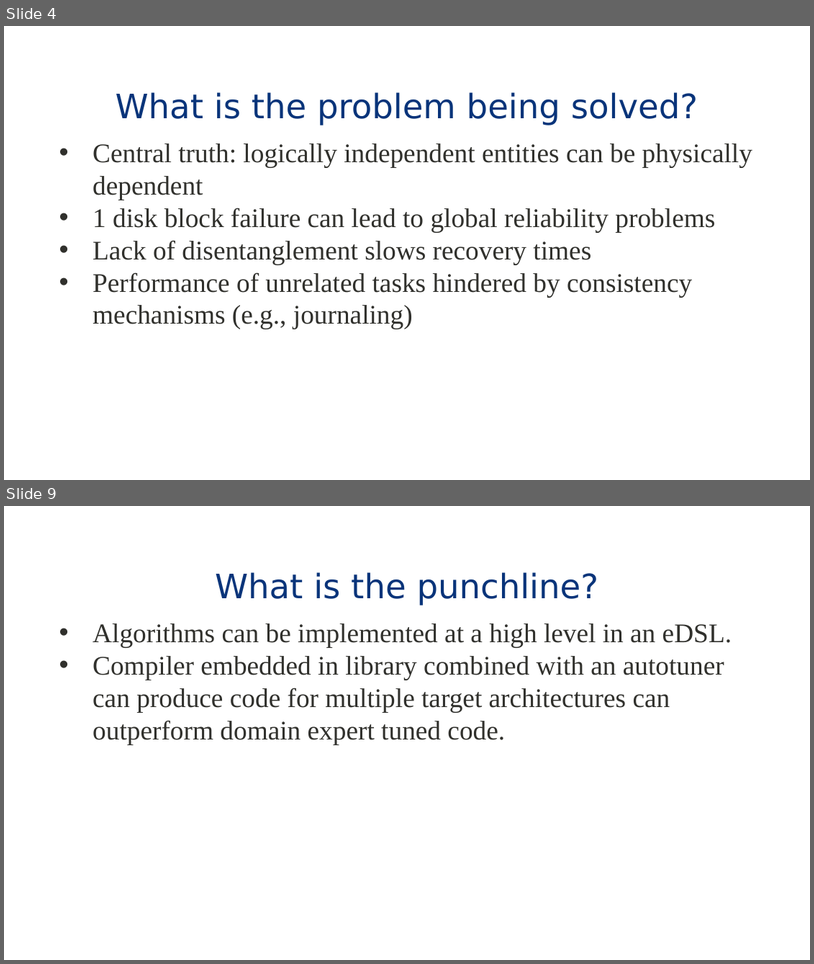
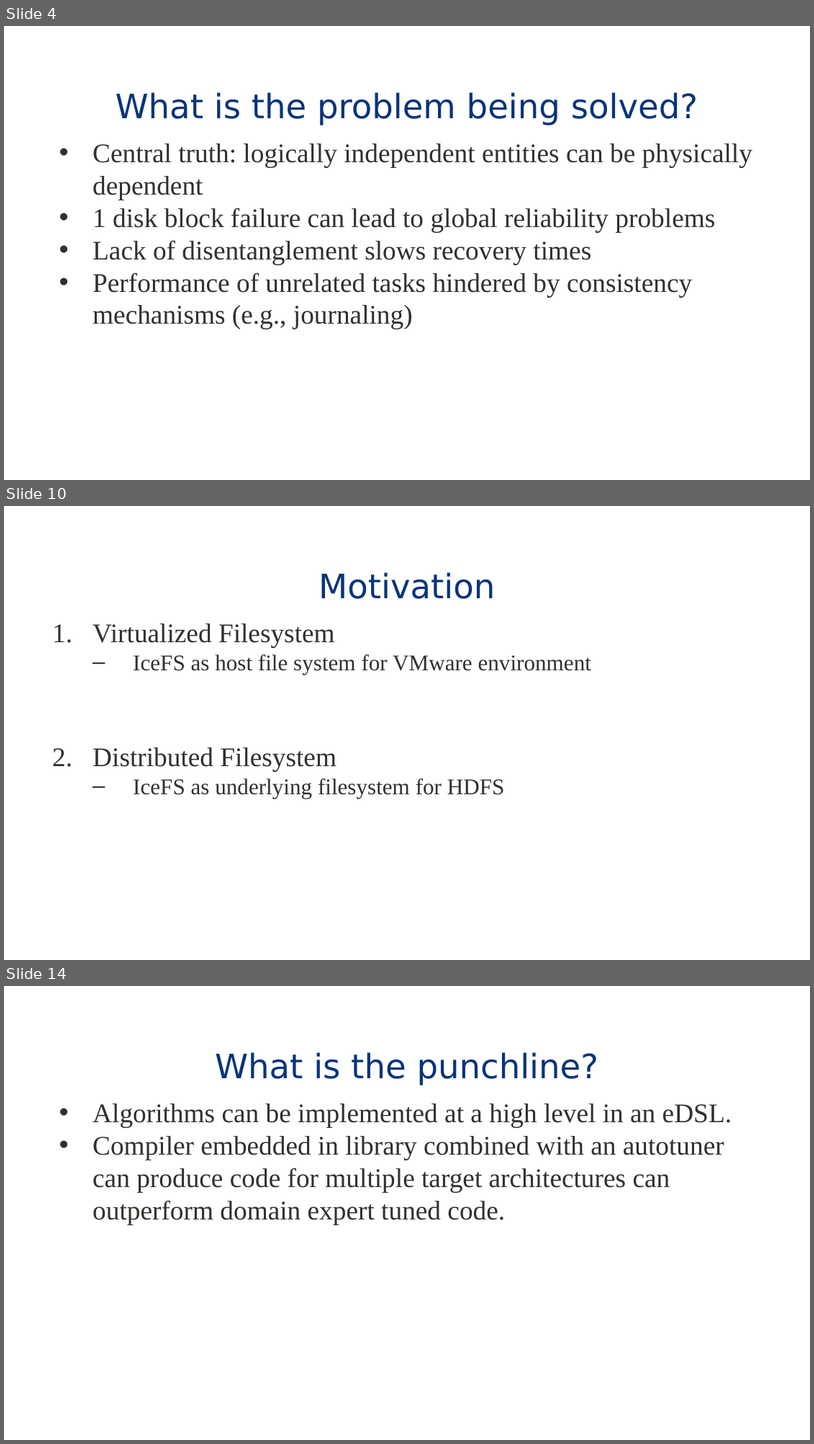
Before and after one commit to eddie-c-davis/cs-advos, a slide deck: presentations/IceFS.pptx. Shown one above the other, each under a label of ours: slides 4 and 9 before the commit, slides 4, 10 and 14 after it; the slides between them are not shown. The pictures are 814x964 and 814x1444 pixels, drawn with LibreOffice and Linux fonts; fonts in the diff are those of the drawing; background and template pictures are left out. Boxes give left, top, right and bottom in pixels: in the first picture for what was removed or moved away, otherwise in the second. Text is boxed around its words. In the diff, an @@ line names an element or a change of style, - is before the commit and + after.

```diff
--- a/presentations/IceFS.pptx
+++ b/presentations/IceFS.pptx
@@ slide 10 added at <box>4,506,810,960</box>, background #FFFFFF; not listed: 1 template element that a slide beside it also shows @@
@@ title added at <box>319,572,495,599</box>, 30 pt, text #09347A @@
+Motivation
@@ text added at <box>93,623,592,798</box>, 20 pt, text #30302C @@
+1. Virtualized Filesystem
+  – IceFS as host file system for VMware environment
+2. Distributed Filesystem
+  – IceFS as underlying filesystem for HDFS
@@ what was slide 9 is now slide 14 @@
```
Also in this commit, not shown: 1 slide changed, 7 other slides added, 3 slides removed.
